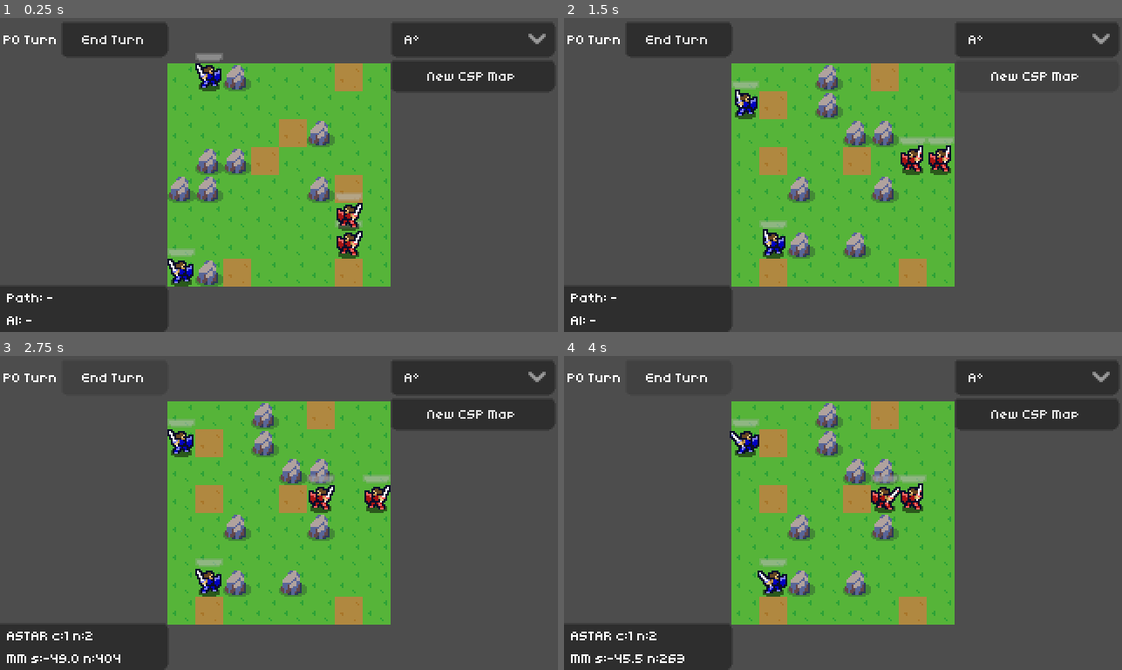
Above: before the commit, frames 1-4 (two rows, left to right).
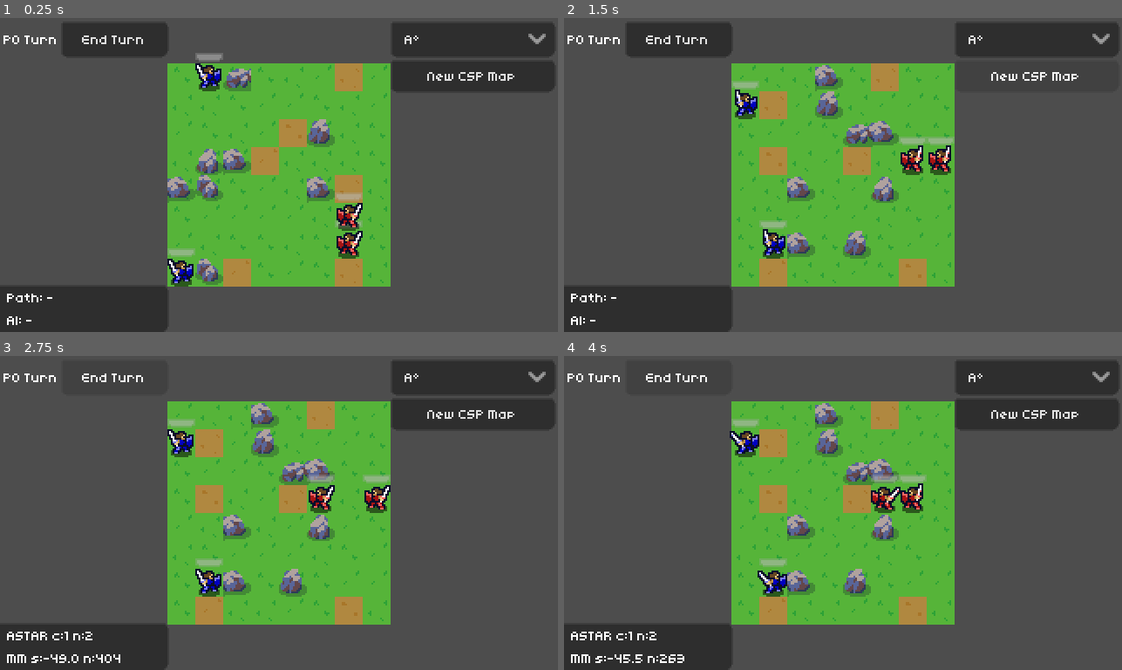
Above: after the commit, the same moments.

Repository: noor-shalaby/algo-knights
Game: Godot game, scene res://scenes/main.tscn
Same seed, same stepped clock (60 frames per second), same inputs: the game is played once before the commit and once after it.
Inputs:
- Up to frame 1 (0.25 s): no input
- Up to frame 2 (1.5 s): click "New CSP Map" at 0.5 s; click "New CSP Map" at 1.25 s
- Up to frame 3 (2.75 s): click "End Turn" at 2 s
- Up to frame 4 (4 s): click "A*" at 2.75 s; click "End Turn" at 3.5 s

The runs differ from the first frame. In frame 1, 2.4% of the frame differs, in the area x 30-70%, y 15-86%; in frame 2, 2.4%, in the area x 30-70%, y 15-85%; in frame 3, 2.4%; in frame 4, 2.4%.

Commit message:
feat(view): randomized tile variants per terrain

Diff:
--- a/scripts/view/board_view.gd
+++ b/scripts/view/board_view.gd
@@ -4,6 +4,24 @@
 signal tile_clicked(grid_pos: Vector2i)
 
 const UNIT_VIEW_SCENE: PackedScene = preload("res://scenes/unit_view.tscn")
+
+const PLAIN_TILES: Array[Vector2i] = [
+	Vector2i(1, 2),
+	Vector2i(2, 2),
+	Vector2i(3, 2)
+]
+const FOREST_TILES: Array[Vector2i] = [
+	Vector2i(1, 0),
+	Vector2i(2, 0),
+	Vector2i(3, 0)
+]
+const WALL_TILES: Array[Vector2i] = [
+	Vector2i(10, 6),
+	Vector2i(11, 6),
+	Vector2i(12, 6),
+	Vector2i(13, 6),
+	Vector2i(14, 6)
+]
 
 @onready var terrain_layer: TileMapLayer = $TerrainLayer
 @onready var wall_layer: TileMapLayer = $WallLayer
@@ -35,12 +53,12 @@
 			var t_type: int = state.get_terrain(pos)
 			match t_type:
 				BoardState.TERRAIN_PLAIN:
-					terrain_layer.set_cell(pos, 0, Vector2i(3, 2))
+					terrain_layer.set_cell(pos, 0, PLAIN_TILES.pick_random())
 				BoardState.TERRAIN_FOREST:
-					terrain_layer.set_cell(pos, 0, Vector2i(3, 0))
+					terrain_layer.set_cell(pos, 0, FOREST_TILES.pick_random())
 				BoardState.TERRAIN_WALL:
-					terrain_layer.set_cell(pos, 0, Vector2i(3, 2))
-					wall_layer.set_cell(pos, 0, Vector2i(10, 6))
+					terrain_layer.set_cell(pos, 0, PLAIN_TILES.pick_random())
+					wall_layer.set_cell(pos, 0, WALL_TILES.pick_random())
 
 func rebuild_units(state: BoardState) -> void:
 	for child: Node in units_container.get_children():
